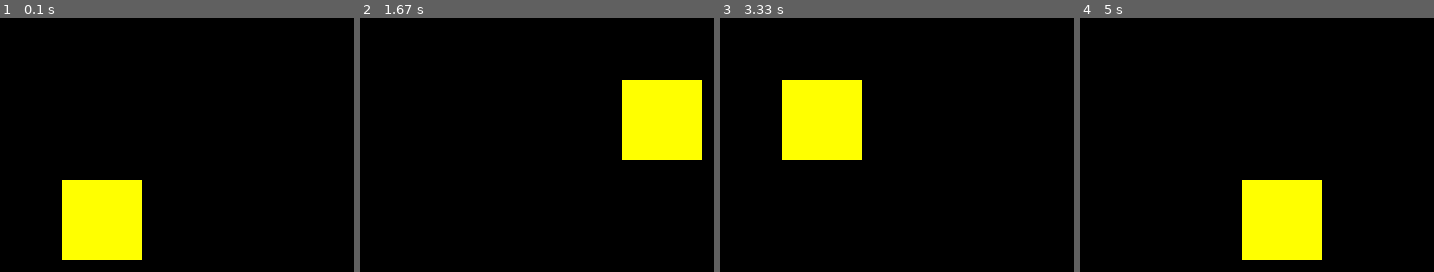
Above: before the commit, frames 1-4 (left to right).
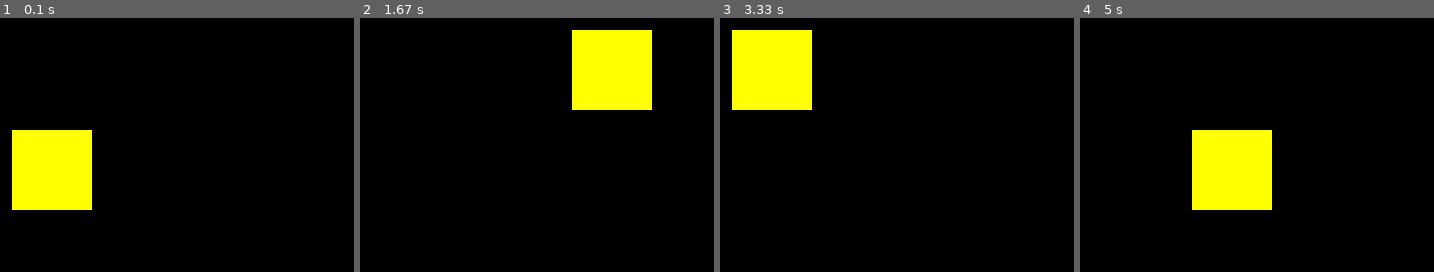
Above: after the commit, the same moments.

Repository: RanselAlvarez/pygame_juego1
Game: pygame game, started from main.py
Same seed, same stepped clock (60 frames per second), same inputs: the game is played once before the commit and once after it.
Inputs:
- Up to frame 1 (0.1 s): no input
- Up to frame 2 (1.67 s): hold Right 0.33-0.8 s; hold Up 0.83-1.13 s; hold Right 1.17-1.63 s
- Up to frame 3 (3.33 s): hold Left 1.67-2.2 s; hold Down 2.23-2.53 s; hold Left 2.57-2.97 s; hold Up from 3 s (still down)
- Up to frame 4 (5 s): release Up at 3.37 s; hold Right 3.4-4.03 s; hold Down 4.07-4.43 s; hold Left 4.47-4.93 s; hold Right from 4.97 s (still down)

The runs differ from the first frame. In frame 1, 12% of the frame differs, in the area x 3-41%, y 44-96%; in frame 2, 12%; in frame 3, 12%; in frame 4, 12%.

Commit message:
Probando Juego completo

Diff:
--- /dev/null
+++ b/game.py
@@ -0,0 +1,216 @@
+import pygame
+import sys
+import random
+
+# ==========================================
+# 🔧 1. CONSTANTES GLOBALES
+# ==========================================
+ANCHO, ALTO = 800, 400
+TAMANO_BASE = 50
+TAMANO_MINIMO = 20
+REDUCCION_POR_NIVEL = 5
+
+TIEMPO_MEMORIZAR = 6000
+TIEMPO_JUGAR = 12000
+
+# Colores
+COLOR_FONDO = (0, 0, 0)
+COLOR_RUTA = (0, 200, 0)
+COLOR_INICIO = (0, 150, 255)
+COLOR_META = (255, 50, 50)
+COLOR_JUGADOR = (255, 255, 0)
+COLOR_TEXTO = (255, 255, 255)
+COLOR_ERROR = (255, 100, 100)
+
+# ==========================================
+# 🎮 2. INICIALIZACIÓN
+# ==========================================
+pygame.init()
+pantalla = pygame.display.set_mode((ANCHO, ALTO))
+pygame.display.set_caption("Memoria de Ruta - Contiguo")
+reloj = pygame.time.Clock()
+fuente = pygame.font.SysFont("consolas", 28)
+
+# ==========================================
+# 🧠 3. CLASE JUEGO
+# ==========================================
+class Juego:
+    def __init__(self):
+        self.nivel = 1
+        self.estado = "MENU"
+        self.ruta = []
+        self.jugador_celda = (0, 0)
+        self.tamano_personaje = TAMANO_BASE
+        self.meta = (0, 0)
+        self.tiempo_inicio = 0
+        self.mensaje_error = ""
+        self.reiniciar_nivel()
+
+    def calcular_tamano(self):
+        tamano = TAMANO_BASE - (self.nivel - 1) * REDUCCION_POR_NIVEL
+        return max(tamano, TAMANO_MINIMO)
+
+    def reiniciar_nivel(self):
+        self.tamano_personaje = self.calcular_tamano()
+        self.generar_ruta()
+        self.jugador_celda = self.ruta[0]
+        self.meta = self.ruta[-1]
+        self.estado = "MEMORIZAR"
+        self.tiempo_inicio = pygame.time.get_ticks()
+        self.mensaje_error = ""
+
+    def generar_ruta(self):
+        """Genera una ruta SIEMPRE contigua (sin espacios ni diagonales)"""
+        ruta = []
+        # Calculamos grid exacto para este tamaño
+        COLUMNAS = ANCHO // self.tamano_personaje
+        FILAS = ALTO // self.tamano_personaje
+
+        direccion = random.choice(['horizontal', 'vertical'])
+
+        if direccion == 'horizontal':
+            y = random.randint(0, FILAS - 1)
+            x = 0
+            ruta.append((x, y))
+
+            while x < COLUMNAS - 1:
+                # 35% de probabilidad de subir/bajar en la MISMA columna
+                if random.random() < 0.35:
+                    dy = random.choice([-1, 1])
+                    if 0 <= y + dy < FILAS:
+                        y += dy
+                        ruta.append((x, y))  # Celda vertical añadida
+
+                # Avanzamos una columna a la derecha (garantiza conexión horizontal)
+                x += 1
+                ruta.append((x, y))
+
+        else:  # vertical
+            x = random.randint(0, COLUMNAS - 1)
+            y = 0
+            ruta.append((x, y))
+
+            while y < FILAS - 1:
+                if random.random() < 0.35:
+                    dx = random.choice([-1, 1])
+                    if 0 <= x + dx < COLUMNAS:
+                        x += dx
+                        ruta.append((x, y))  # Celda horizontal añadida
+
+                y += 1
+                ruta.append((x, y))
+
+        self.ruta = ruta
+
+    def manejar_eventos(self):
+        for evento in pygame.event.get():
+            if evento.type == pygame.QUIT:
+                return False
+            if evento.type == pygame.KEYDOWN:
+                if self.estado == "MENU":
+                    self.reiniciar_nivel()
+                elif self.estado == "JUGANDO":
+                    self.mover_jugador(evento.key)
+        return True
+
+    def mover_jugador(self, tecla):
+        x, y = self.jugador_celda
+        COLUMNAS = ANCHO // self.tamano_personaje
+        FILAS = ALTO // self.tamano_personaje
+
+        if tecla == pygame.K_LEFT: nx, ny = x - 1, y
+        elif tecla == pygame.K_RIGHT: nx, ny = x + 1, y
+        elif tecla == pygame.K_UP: nx, ny = x, y - 1
+        elif tecla == pygame.K_DOWN: nx, ny = x, y + 1
+        else: return
+
+        if not (0 <= nx < COLUMNAS and 0 <= ny < FILAS):
+            return
+
+        # 🔴 VALIDACIÓN: ¿La celda destino está en la ruta original?
+        if (nx, ny) not in self.ruta:
+            self.estado = "DERROTA"
+            self.tiempo_inicio = pygame.time.get_ticks()
+            self.mensaje_error = "¡Saliste de la ruta!"
+            return
+
+        self.jugador_celda = (nx, ny)
+        if self.jugador_celda == self.meta:
+            self.estado = "VICTORIA"
+            self.tiempo_inicio = pygame.time.get_ticks()
+
+    def actualizar(self):
+        ahora = pygame.time.get_ticks()
+        if self.estado == "MEMORIZAR" and ahora - self.tiempo_inicio > TIEMPO_MEMORIZAR:
+            self.estado = "JUGANDO"
+            self.tiempo_inicio = ahora
+        elif self.estado == "JUGANDO" and ahora - self.tiempo_inicio > TIEMPO_JUGAR:
+            self.estado = "DERROTA"
+            self.tiempo_inicio = ahora
+        elif self.estado == "VICTORIA" and ahora - self.tiempo_inicio > 1500:
+            self.nivel += 1
+            self.reiniciar_nivel()
+        elif self.estado == "DERROTA" and ahora - self.tiempo_inicio > 2500:
+            self.nivel = 1
+            self.estado = "MENU"
+
+    def dibujar(self):
+        pantalla.fill(COLOR_FONDO)
+        ahora = pygame.time.get_ticks()
+        t = self.tamano_personaje
+
+        if self.estado == "MENU":
+            self.escribir_texto(f"Nivel {self.nivel}", (ANCHO//2, ALTO//2 - 20))
+            self.escribir_texto("Presiona cualquier tecla", (ANCHO//2, ALTO//2 + 20))
+
+        elif self.estado == "MEMORIZAR":
+            for px, py in self.ruta:
+                pygame.draw.rect(pantalla, COLOR_RUTA, (px*t, py*t, t, t))
+            # Inicio marcado
+            ix, iy = self.ruta[0]
+            pygame.draw.rect(pantalla, COLOR_INICIO, (ix*t, iy*t, t, t))
+            # Meta marcada
+            mx, my = self.ruta[-1]
+            pygame.draw.rect(pantalla, COLOR_META, (mx*t, my*t, t, t))
+
+            restante = max(0, (TIEMPO_MEMORIZAR - (ahora - self.tiempo_inicio)) / 1000)
+            self.escribir_texto(f"Memoriza: {restante:.1f}s", (ANCHO//2, 30))
+
+        elif self.estado == "JUGANDO":
+            mx, my = self.meta
+            pygame.draw.rect(pantalla, COLOR_META, (mx*t, my*t, t, t))
+            jx, jy = self.jugador_celda
+            pygame.draw.rect(pantalla, COLOR_JUGADOR, (jx*t, jy*t, t, t))
+
+            restante = max(0, (TIEMPO_JUGAR - (ahora - self.tiempo_inicio)) / 1000)
+            self.escribir_texto(f"Tiempo: {restante:.1f}s", (ANCHO//2, 30))
+            if self.mensaje_error:
+                self.escribir_texto(self.mensaje_error, (ANCHO//2, ALTO//2), color=COLOR_ERROR)
+
+        elif self.estado == "VICTORIA":
+            self.escribir_texto("¡Nivel Completado!", (ANCHO//2, ALTO//2), color=(0, 255, 0))
+            self.escribir_texto("Siguiente nivel...", (ANCHO//2, ALTO//2 + 30))
+        elif self.estado == "DERROTA":
+            texto = self.mensaje_error if self.mensaje_error else "¡Tiempo Agotado!"
+            self.escribir_texto(texto, (ANCHO//2, ALTO//2), color=COLOR_ERROR)
+            self.escribir_texto("Reiniciando...", (ANCHO//2, ALTO//2 + 30))
+
+        pygame.display.flip()
+
+    def escribir_texto(self, texto, pos, color=COLOR_TEXTO):
+        surf = fuente.render(texto, True, color)
+        rect = surf.get_rect(center=pos)
+        pantalla.blit(surf, rect)
+
+    def ejecutar(self):
+        corriendo = True
+        while corriendo:
+            corriendo = self.manejar_eventos()
+            self.actualizar()
+            self.dibujar()
+            reloj.tick(60)
+        pygame.quit()
+        sys.exit()
+
+if __name__ == "__main__":
+    Juego().ejecutar()
--- a/main.py
+++ b/main.py
@@ -10,7 +10,7 @@
 pygame.display.set_caption("Mi Juego1")
 
 # 🧍 Crear personaje
-jugador = Personaje(400, 300)
+jugador = Personaje(375, 275)
 
 run = True
 while run:
